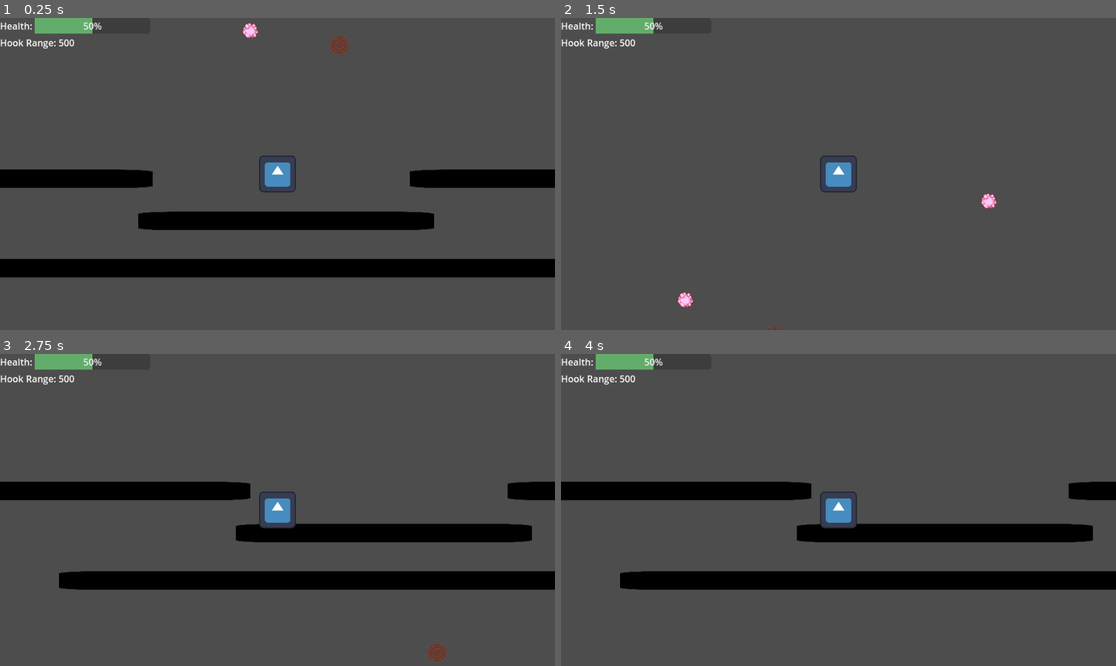
Above: before the commit, frames 1-4 (two rows, left to right).
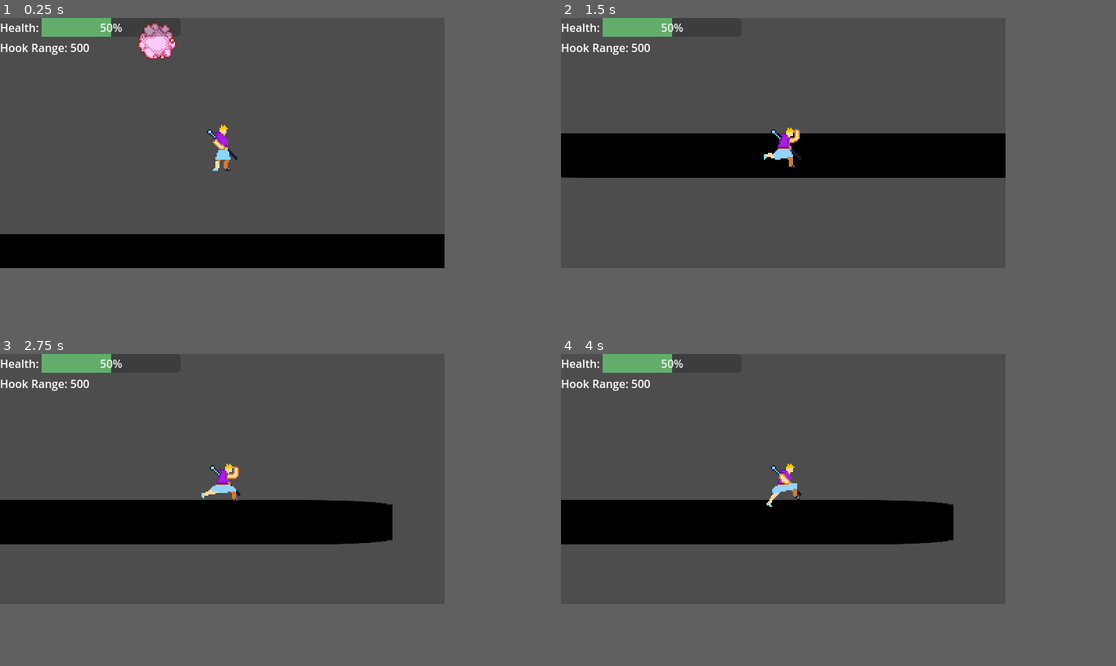
Above: after the commit, the same moments.

Repository: OrangeChair12/Hook-Demo
Game: Godot game, scene res://scenes/main.tscn
Two runs of this game, one before a commit and one after it. Both use one fixed random seed, a clock stepped at 60 frames per second and the inputs below. The engine's default icon, where the game draws it, is replaced by a stand-in: a white triangle on a blue panel in a dark square.
Inputs (mouse positions are in pixels of both pictures, inside the frame that each line leads up to):
- Up to frame 1 (0.25 s): no input
- Up to frame 2 (1.5 s): move the mouse to (960, 158) at 0.52 s; press the mouse at (960, 158) at 0.53 s; hold D (right) from 0.53 s (still down); tap Space (jump) at 0.77, 0.8, 1.07, 1.35 s; move the mouse to (727, 189) at 1.27 s; release the mouse at (727, 189) at 1.28 s
- Up to frame 3 (2.75 s): tap Space (jump) at 1.52, 1.82, 2.3 s; click (166, 525) at 1.55 s; move the mouse to (333, 441) at 2.02 s; release D (right) at 2.03 s; press the mouse at (333, 441) at 2.03 s; hold A (left) from 2.03 s (still down)
- Up to frame 4 (4 s): move the mouse to (810, 572) at 2.77 s; release A (left) at 2.78 s; release the mouse at (810, 572) at 2.78 s; hold D (right) from 2.78 s (still down); click (810, 572) at 2.85 s; tap Space (jump) at 3.02, 3.32, 3.6, 3.77 s; move the mouse to (1005, 556) at 3.52 s
In our replay, the window is 799x449 before the commit and 640x360 after it. These sizes can differ from the game's own. Grey fills any space a smaller window leaves; there, only what the larger window draws over its background counts as a difference.

The runs differ from the first frame. In frame 1, 19% of the frame differs, in the area x 0-100%, y 0-84%; in frame 2, 13%; in frame 3, 20%, in the area x 0-100%, y 0-99%; in frame 4, 19%.

Commit message:
Other Freelancer help

Diff:
--- /dev/null
+++ b/Components/Components/Hook/canvas_layer.gd
@@ -0,0 +1,11 @@
+extends CanvasLayer
+
+
+# Called when the node enters the scene tree for the first time.
+func _ready() -> void:
+	pass # Replace with function body.
+
+
+# Called every frame. 'delta' is the elapsed time since the previous frame.
+func _process(delta: float) -> void:
+	pass
--- a/Components/Components/Hook/hook.gd
+++ b/Components/Components/Hook/hook.gd
@@ -5,23 +5,38 @@
 const hook_speed := 2250
 
 @onready var hook_end: Marker2D = $HookEnd
+@onready var hook_area: Area2D = $Area2D  # Reference to the Area2D node
 var target: HookablePointBase = null
 var target_pos = Vector2.ZERO
 var reachable = true
 var reached_hook: bool = false
 var climb_ended: bool = false
 
-func shoot_towards(hookable: HookablePointBase, hook_range: float):
-	target = hookable  # Assign the hookable point
-	target_pos = hookable.global_position
+func _ready():
+	width = 3  # Set line width to 1 pixel
+	antialiased = false  # Disable anti-aliasing
+	hook_area.connect("area_entered", Callable(self, "_on_area_entered"))  # Connect Area2D signal
+
+func _on_area_entered(area: Area2D):
+	if area.get_parent() is HookablePointBase:  # Replace `HookablePoint` with your specific class
+		target = area.get_parent()
+		target_pos = target.global_position
+		reachable = true
+
+func shoot_towards(target_position: Vector2, hook_range: float):
+	target_pos = target_position  # Assign the hookable point
 	var tween: Tween = get_tree().create_tween()
 	var distance := global_position.distance_to(target_pos)
 	if distance > hook_range:
 		var diff_vector = target_pos - global_position
 		target_pos = global_position + diff_vector.limit_length(hook_range)
 		reachable = false
-	tween.tween_property(hook_end, 'global_position', target_pos, distance / hook_speed)
+	tween.tween_method(tweener_method, global_position, target_pos, .2)
 	tween.tween_callback(hook_callback)
+
+func tweener_method(pos: Vector2):
+	hook_end.global_position = pos
+	set_point_position(1, hook_end.position)
 
 func _process(_delta):
 	if target != null and is_instance_valid(target):
@@ -43,10 +58,13 @@
 	# Update the visual position of the hook
 	set_point_position(1, hook_end.position)
 
-
 func hook_callback():
 	reached_hook = true
 	var climbing = Input.is_action_pressed("hook")
 	var hook_dir = (get_point_position(1) - get_point_position(0)).normalized()
 	var hook_length = abs(get_point_position(0).distance_to(get_point_position(1)))
-	finished_hooking.emit(reachable, hook_dir, hook_length, climbing)
+
+	if target != null:  # Only pull the player if a valid hookable point is detected
+		finished_hooking.emit(true, hook_dir, hook_length, climbing)
+	else:
+		finished_hooking.emit(reachable, hook_dir, hook_length, climbing)
--- /dev/null
+++ b/Components/Components/Hook/hook.gdshader
@@ -0,0 +1,22 @@
+shader_type canvas_item;
+
+uniform vec4 line_color : source_color = vec4(1.0);
+uniform float line_thickness : hint_range(0, 1) = 1.0;
+
+const vec2 OFFSETS[8] = {
+	vec2(-1, -1), vec2(-1, 0), vec2(-1, 1), vec2(0, -1), vec2(0, 1),
+	vec2(1, -1), vec2(1, 0), vec2(1, 1)
+};
+
+void fragment() {
+	vec2 size = TEXTURE_PIXEL_SIZE * line_thickness;
+	float outline = 0.0;
+
+	for (int i = 0; i < OFFSETS.length(); i++) {
+		outline += texture(TEXTURE, UV + size * OFFSETS[i]).a;
+	}
+	outline = min(outline, 1.0);
+
+	vec4 color = texture(TEXTURE, UV);
+	COLOR = mix(color, line_color, outline - color.a);
+}
--- a/Components/Components/Hook/hook.tscn
+++ b/Components/Components/Hook/hook.tscn
@@ -1,14 +1,23 @@
-[gd_scene load_steps=2 format=3 uid="uid://n3d46i5ltcar"]
+[gd_scene load_steps=3 format=3 uid="uid://n3d46i5ltcar"]
 
 [ext_resource type="Script" path="res://Components/Components/Hook/hook.gd" id="1_c8wva"]
+
+[sub_resource type="CircleShape2D" id="CircleShape2D_15kvf"]
+radius = 1.0
 
 [node name="Hook" type="Line2D"]
 z_index = 11
 z_as_relative = false
 points = PackedVector2Array(0, 0, 0, 0)
-width = 5.0
 default_color = Color(0.53, 0.843333, 1, 1)
+sharp_limit = 0.0
+round_precision = 1
 antialiased = true
 script = ExtResource("1_c8wva")
 
 [node name="HookEnd" type="Marker2D" parent="."]
+
+[node name="Area2D" type="Area2D" parent="."]
+
+[node name="CollisionShape2D" type="CollisionShape2D" parent="Area2D"]
+shape = SubResource("CircleShape2D_15kvf")
--- a/Components/Components/HookablePoint/fall_hookable_point.gd
+++ b/Components/Components/HookablePoint/fall_hookable_point.gd
@@ -1,8 +1,10 @@
 extends HookablePointBase
 class_name FallHookablePoint
 
-@export var fall_speed: float = 350.0
+@export var fall_speed: float = 975.0
 @export var fall_delay: float = 0.35  # Delay before the fall starts
+@export var fall_acceleration: float = 50  # Rate of acceleration
+
 var is_falling: bool = false
 var velocity: Vector2 = Vector2.ZERO
 var attached_player: Player = null
@@ -13,6 +15,9 @@
 var climb_ended: bool = false
 var reached_hook: bool = false
 var has_fallen: bool = false  # Track if the fall has occurred
+var gravity = ProjectSettings.get_setting("physics/2d/default_gravity")
+
+
 
 signal hooked
 signal detached
@@ -26,14 +31,19 @@
 	timer.connect("timeout", Callable(self, "_on_timer_timeout"))
 	add_to_group("hookable")
 
+
+
 func get_distance():
 	return get_global_mouse_position().distance_to(global_position)
 
-func _physics_process(delta):
+func _physics_process(_delta):
 	if is_falling:
 		# Handle the falling logic
-		velocity.y += fall_speed * delta  # Apply gravity-like behavior
-		position += velocity * delta  # Update position
+		velocity.y = velocity.y * 1.038 + fall_acceleration * _delta
+		velocity.y = min(velocity.y, fall_speed)
+		position += velocity * _delta  # Update position
+		var tween = create_tween()
+		tween.tween_property($Rock, "rotation", deg_to_rad(360), 30)
 		# Example: Stop falling after reaching the ground or boundaries
 		if attached_hook != null and is_instance_valid(attached_hook):
 			attached_hook.hook_end.global_position = global_position
--- a/Components/Components/HookablePoint/fall_hookable_point.tscn
+++ b/Components/Components/HookablePoint/fall_hookable_point.tscn
@@ -1,10 +1,18 @@
-[gd_scene load_steps=3 format=3 uid="uid://bpng2cnmh3626"]
+[gd_scene load_steps=4 format=3 uid="uid://bpng2cnmh3626"]
 
 [ext_resource type="Script" path="res://Components/Components/HookablePoint/fall_hookable_point.gd" id="1_06rqt"]
 [ext_resource type="Texture2D" uid="uid://d35aem7dwan18" path="res://scenes/rock.png" id="2_rxd7y"]
+
+[sub_resource type="CircleShape2D" id="CircleShape2D_764h4"]
+radius = 16.0312
 
 [node name="fall_hookable_point" type="Marker2D"]
 script = ExtResource("1_06rqt")
 
 [node name="Rock" type="Sprite2D" parent="."]
 texture = ExtResource("2_rxd7y")
+
+[node name="Area2D" type="Area2D" parent="."]
+
+[node name="CollisionShape2D" type="CollisionShape2D" parent="Area2D"]
+shape = SubResource("CircleShape2D_764h4")
--- a/Components/Entities/Player/player.gd
+++ b/Components/Entities/Player/player.gd
@@ -1,27 +1,27 @@
 class_name Player
 extends CharacterBody2D
 
-var hook_scene = preload("res://Components/Components/Hook/hook.tscn")
-
-var health: int = 50
 @export var health_gained_per_heal: int = 5
 @export var range_lost_per_heal: int = 20
-
 const SPEED = 300.0
 const JUMP_VELOCITY = -400.0
-
-# Get the gravity from the project settings to be synced with RigidBody nodes.
-var gravity = ProjectSettings.get_setting("physics/2d/default_gravity")
-
 enum STATES {NORMAL, HOOK, CLIMBING}
 var current_state: STATES = STATES.NORMAL
+var hook: Hook = null
+var hook_range = 500
+var hook_scene = preload("res://Components/Components/Hook/hook.tscn")
+var health: int = 50
+var gravity = ProjectSettings.get_setting("physics/2d/default_gravity")
+var can_move = false
 
-var hook: Hook = null
-
-var hook_range = 500
+@onready var anim = get_node("AnimationPlayer")
+@onready var ready_timer = $ReadyTimer
 
 func _ready():
 	Global.player = self
+	if ready_timer == null:  # Ensures the timer is initialized
+		ready_timer = $ReadyTimer
+	ready_timer.connect("timeout", Callable(self, "_on_ready_timer_timeout"))
 
 func _physics_process(delta):
 	match current_state:
@@ -32,61 +32,70 @@
 		STATES.CLIMBING:
 			climbing_state(delta)
 
-func normal_state(delta):
+func normal_state(_delta):
 	if not is_on_floor():
-		velocity.y += gravity * delta
-
+		velocity.y += gravity * _delta
 	# Handle jump.
 	if Input.is_action_just_pressed("healup"):
 		health += health_gained_per_heal
 		hook_range -= range_lost_per_heal
 		Global.health_updated.emit(health)
 		Global.hook_range_updated.emit(hook_range)
-
 	if Input.is_action_just_pressed("jump") and is_on_floor():
 		velocity.y = JUMP_VELOCITY
-
+		anim.play("Jump_R")
 	# Get the input direction and handle the movement/deceleration.
 	# As good practice, you should replace UI actions with custom gameplay actions.
 	var direction = Input.get_axis("left", "right")
-	if direction:
+	if direction == -1:
+		get_node("AnimatedSprite2D").flip_h = true
+	elif direction == 1:
+		get_node("AnimatedSprite2D").flip_h = false
+	if direction != 0:
 		velocity.x = direction * SPEED
+		if velocity.y == 0 and anim.current_animation not in ["Running_R", "Ready_R"]:
+			if ready_timer.is_stopped():
+				if velocity.y == 0:
+					anim.play("Ready_R")
+					ready_timer.start(0.18)
 	else:
 		if is_on_floor():
 			velocity.x = move_toward(velocity.x, 0, SPEED)
-
+			if anim.current_animation != "Idle_R" and ready_timer.is_stopped():
+				if velocity.y == 0:
+					anim.play("Idle_R")
 	move_and_slide()
-
 	if Input.is_action_just_pressed("hook"):
 		launch_hook()
+
+func _on_ready_timer_timeout():
+	if velocity.x != 0:
+		anim.play("Running_R")
+		ready_timer.stop()
 
 func hooking_state(delta):
 	if not is_on_floor():
 		velocity.y += gravity * delta
 	else:
 		velocity.x = 0
-
 	move_and_slide()
 
 func climbing_state(_delta):
 	if hook.climb_ended:
 		velocity = Vector2.ZERO
-
 	#While holding move towards goal if reached stopped, if released go to normal state
 	if Input.is_action_just_released("hook"):
 		current_state = STATES.NORMAL
 		hook.queue_free()
 	move_and_slide()
 
+
 func launch_hook():
 	if !Global.selected_hook: return
-
 	hook = hook_scene.instantiate()
 	add_child(hook)
-
-	hook.shoot_towards(Global.selected_hook, hook_range)
+	hook.shoot_towards(get_global_mouse_position(), hook_range)
 	hook.finished_hooking.connect(_on_hooking_finished)
-
 	current_state = STATES.HOOK
 
 func _on_hooking_finished(reached: bool, direction: Vector2, length: float, is_climbing: bool):
@@ -94,7 +103,6 @@
 		hook.queue_free()
 		current_state = STATES.NORMAL
 		return
-
 	# Handle FallHookablePoint special case
 	if reached and Global.selected_hook is FallHookablePoint:
 		# Only start the fall if it hasn't started yet
@@ -102,7 +110,6 @@
 			Global.selected_hook.on_hooked()  # Signal the point to start falling
 			Global.selected_hook.attached_hook = hook
 			Global.selected_hook.attached_player = self  # Attach the player to the falling point
-
 	# Handle climbing state (if applicable)
 	if is_climbing:
 		current_state = STATES.CLIMBING
@@ -110,5 +117,5 @@
 	else:
 		# For non-climbing, launch player towards hook's direction
 		hook.queue_free()
-		var launch_power = min(SPEED * (length / 100), 1000)
+		var launch_power = min(SPEED * (length / 10), 100)
 		velocity = direction * launch_power
--- a/Components/Entities/Player/player.tscn
+++ b/Components/Entities/Player/player.tscn
@@ -1,20 +1,256 @@
-[gd_scene load_steps=4 format=3 uid="uid://cqc73qngd3o7e"]
-
-[ext_resource type="Texture2D" uid="uid://5xqrxi14rjnh" path="res://icon.svg" id="1_gc1l4"]
+[gd_scene load_steps=26 format=3 uid="uid://cqc73qngd3o7e"]
+
 [ext_resource type="Script" path="res://Components/Entities/Player/player.gd" id="1_w2thd"]
-
-[sub_resource type="RectangleShape2D" id="RectangleShape2D_l0i73"]
-size = Vector2(60, 60)
+[ext_resource type="Texture2D" uid="uid://sq0c131e4tqq" path="res://Marto/Marto Idle to ready1.png" id="2_07004"]
+[ext_resource type="Texture2D" uid="uid://in76omyfv6it" path="res://Marto/Marto Ready R/Marto Idle to ready2.png" id="3_eq0vq"]
+[ext_resource type="Texture2D" uid="uid://dbn6yprrt848j" path="res://Marto/Marto Jump R/2024-12-16.png" id="3_kca0p"]
+[ext_resource type="Texture2D" uid="uid://dqrqpvyx6lqin" path="res://Marto/Marto Jump R/2024-12-17.png" id="4_fittu"]
+[ext_resource type="Texture2D" uid="uid://dvxtb25y4dtsc" path="res://Marto/Marto Ready R/Marto Idle to ready3.png" id="4_m30rt"]
+[ext_resource type="Texture2D" uid="uid://bftkynuakyeci" path="res://Marto/Marto Ready R/Marto Idle to ready4.png" id="5_vu35o"]
+[ext_resource type="Texture2D" uid="uid://b5ucnawrgab44" path="res://Marto/Marto Running R/Marto Running1.png" id="6_6cjbu"]
+[ext_resource type="Texture2D" uid="uid://bt7m3cfmtjhfh" path="res://Marto/Marto Running R/Marto Running2.png" id="7_vt5rg"]
+[ext_resource type="Texture2D" uid="uid://cbl7wj5gffhqc" path="res://Marto/Marto Running R/Marto Running3.png" id="8_n3h6r"]
+[ext_resource type="Texture2D" uid="uid://4klptrfxetq4" path="res://Marto/Marto Running R/Marto Running4.png" id="9_s717u"]
+[ext_resource type="Texture2D" uid="uid://ccnf1empvqs1s" path="res://Marto/Marto Running R/Marto Running5.png" id="10_q70oy"]
+[ext_resource type="Texture2D" uid="uid://38kt38adsa6m" path="res://Marto/Marto Running R/Marto Running6.png" id="11_8h2em"]
+[ext_resource type="Texture2D" uid="uid://bs8i4othr8oeq" path="res://Marto/Marto Running R/Marto Running7.png" id="12_buxy7"]
+[ext_resource type="Texture2D" uid="uid://d1c1h6et4qbpa" path="res://Marto/Marto Running R/Marto Running8.png" id="13_03glk"]
+[ext_resource type="Texture2D" uid="uid://clu57i3j8jk40" path="res://Marto/Marto Running R/Marto Running9.png" id="14_xwjv4"]
+[ext_resource type="Texture2D" uid="uid://c6yjrktewt7g8" path="res://Marto/Marto Running R/Marto Running10.png" id="15_w2cvp"]
+
+[sub_resource type="CapsuleShape2D" id="CapsuleShape2D_v1084"]
+radius = 6.0
+height = 34.0
+
+[sub_resource type="SpriteFrames" id="SpriteFrames_3fmhm"]
+animations = [{
+"frames": [{
+"duration": 1.0,
+"texture": ExtResource("2_07004")
+}],
+"loop": true,
+"name": &"Idle_R",
+"speed": 5.0
+}, {
+"frames": [{
+"duration": 1.0,
+"texture": ExtResource("3_kca0p")
+}, {
+"duration": 1e+06,
+"texture": ExtResource("4_fittu")
+}],
+"loop": true,
+"name": &"Jump_R",
+"speed": 5.0
+}, {
+"frames": [{
+"duration": 1.0,
+"texture": ExtResource("3_eq0vq")
+}, {
+"duration": 1.0,
+"texture": ExtResource("4_m30rt")
+}, {
+"duration": 1.0,
+"texture": ExtResource("5_vu35o")
+}],
+"loop": true,
+"name": &"Ready_R",
+"speed": 8.0
+}, {
+"frames": [{
+"duration": 1.0,
+"texture": ExtResource("6_6cjbu")
+}, {
+"duration": 1.0,
+"texture": ExtResource("7_vt5rg")
+}, {
+"duration": 1.0,
+"texture": ExtResource("8_n3h6r")
+}, {
+"duration": 1.0,
+"texture": ExtResource("9_s717u")
+}, {
+"duration": 1.0,
+"texture": ExtResource("10_q70oy")
+}, {
+"duration": 1.0,
+"texture": ExtResource("11_8h2em")
+}, {
+"duration": 1.0,
+"texture": ExtResource("12_buxy7")
+}, {
+"duration": 1.0,
+"texture": ExtResource("13_03glk")
+}, {
+"duration": 1.0,
+"texture": ExtResource("14_xwjv4")
+}, {
+"duration": 1.0,
+"texture": ExtResource("15_w2cvp")
+}],
+"loop": true,
+"name": &"Running_R",
+"speed": 15.0
+}]
+
+[sub_resource type="Animation" id="Animation_ari7d"]
+resource_name = "Idle_R"
+tracks/0/type = "value"
+tracks/0/imported = false
+tracks/0/enabled = true
+tracks/0/path = NodePath("AnimatedSprite2D:animation")
+tracks/0/interp = 1
+tracks/0/loop_wrap = true
+tracks/0/keys = {
+"times": PackedFloat32Array(0),
+"transitions": PackedFloat32Array(1),
+"update": 1,
+"values": [&"Idle_R"]
+}
+tracks/1/type = "value"
+tracks/1/imported = false
+tracks/1/enabled = true
+tracks/1/path = NodePath("AnimatedSprite2D:frame")
+tracks/1/interp = 1
+tracks/1/loop_wrap = true
+tracks/1/keys = {
+"times": PackedFloat32Array(0),
+"transitions": PackedFloat32Array(1),
+"update": 1,
+"values": [0]
+}
+
+[sub_resource type="Animation" id="Animation_ml0iq"]
+resource_name = "Jump_R"
+length = 0.03
+tracks/0/type = "value"
+tracks/0/imported = false
+tracks/0/enabled = true
+tracks/0/path = NodePath("AnimatedSprite2D:animation")
+tracks/0/interp = 1
+tracks/0/loop_wrap = true
+tracks/0/keys = {
+"times": PackedFloat32Array(0),
+"transitions": PackedFloat32Array(1),
+"update": 1,
+"values": [&"Jump_R"]
+}
+tracks/1/type = "value"
+tracks/1/imported = false
+tracks/1/enabled = true
+tracks/1/path = NodePath("AnimatedSprite2D:frame")
+tracks/1/interp = 1
+tracks/1/loop_wrap = true
+tracks/1/keys = {
+"times": PackedFloat32Array(0, 0.015),
+"transitions": PackedFloat32Array(1, 1),
+"update": 1,
+"values": [0, 1]
+}
+
+[sub_resource type="Animation" id="Animation_r4h3b"]
+length = 0.001
+tracks/0/type = "value"
+tracks/0/imported = false
+tracks/0/enabled = true
+tracks/0/path = NodePath("AnimatedSprite2D:frame")
+tracks/0/interp = 1
+tracks/0/loop_wrap = true
+tracks/0/keys = {
+"times": PackedFloat32Array(0),
+"transitions": PackedFloat32Array(1),
+"update": 1,
+"values": [1]
+}
+
+[sub_resource type="Animation" id="Animation_jvicg"]
+resource_name = "Ready_R"
+length = 0.18
+loop_mode = 2
+tracks/0/type = "value"
+tracks/0/imported = false
+tracks/0/enabled = true
+tracks/0/path = NodePath("AnimatedSprite2D:animation")
+tracks/0/interp = 1
+tracks/0/loop_wrap = true
+tracks/0/keys = {
+"times": PackedFloat32Array(0),
+"transitions": PackedFloat32Array(1),
+"update": 1,
+"values": [&"Ready_R"]
+}
+tracks/1/type = "value"
+tracks/1/imported = false
+tracks/1/enabled = true
+tracks/1/path = NodePath("AnimatedSprite2D:frame")
+tracks/1/interp = 1
+tracks/1/loop_wrap = true
+tracks/1/keys = {
+"times": PackedFloat32Array(0, 0.06, 0.12),
+"transitions": PackedFloat32Array(1, 1, 1),
+"update": 1,
+"values": [0, 1, 2]
+}
+
+[sub_resource type="Animation" id="Animation_j5lvt"]
+resource_name = "Running_R"
+length = 0.66
+loop_mode = 1
+tracks/0/type = "value"
+tracks/0/imported = false
+tracks/0/enabled = true
+tracks/0/path = NodePath("AnimatedSprite2D:animation")
+tracks/0/interp = 1
+tracks/0/loop_wrap = true
+tracks/0/keys = {
+"times": PackedFloat32Array(0),
+"transitions": PackedFloat32Array(1),
+"update": 1,
+"values": [&"Running_R"]
+}
+tracks/1/type = "value"
+tracks/1/imported = false
+tracks/1/enabled = true
+tracks/1/path = NodePath("AnimatedSprite2D:frame")
+tracks/1/interp = 1
+tracks/1/loop_wrap = true
+tracks/1/keys = {
+"times": PackedFloat32Array(0, 0.0666667, 0.133333, 0.2, 0.266667, 0.333333, 0.4, 0.466667, 0.533333, 0.6),
+"transitions": PackedFloat32Array(1, 1, 1, 1, 1, 1, 1, 1, 1, 1),
+"update": 1,
+"values": [0, 1, 2, 3, 4, 5, 6, 7, 8, 9]
+}
+
+[sub_resource type="AnimationLibrary" id="AnimationLibrary_ph6ta"]
+_data = {
+"Idle_R": SubResource("Animation_ari7d"),
+"Jump_R": SubResource("Animation_ml0iq"),
+"RESET": SubResource("Animation_r4h3b"),
+"Ready_R": SubResource("Animation_jvicg"),
+"Running_R": SubResource("Animation_j5lvt")
+}
 
 [node name="Player" type="CharacterBody2D"]
 z_index = 12
 script = ExtResource("1_w2thd")
 
-[node name="Sprite2D" type="Sprite2D" parent="."]
-scale = Vector2(0.5, 0.5)
-texture = ExtResource("1_gc1l4")
-
 [node name="CollisionShape2D" type="CollisionShape2D" parent="."]
-shape = SubResource("RectangleShape2D_l0i73")
+position = Vector2(0, 4)
+shape = SubResource("CapsuleShape2D_v1084")
 
 [node name="Camera2D" type="Camera2D" parent="."]
+zoom = Vector2(2, 2)
+
+[node name="AnimatedSprite2D" type="AnimatedSprite2D" parent="."]
+sprite_frames = SubResource("SpriteFrames_3fmhm")
+animation = &"Idle_R"
+autoplay = "Idle_R"
+
+[node name="AnimationPlayer" type="AnimationPlayer" parent="."]
+libraries = {
+"": SubResource("AnimationLibrary_ph6ta")
+}
+autoplay = "Idle_R"
+
+[node name="ReadyTimer" type="Timer" parent="."]
+wait_time = 0.18
--- a/project.godot
+++ b/project.godot
@@ -21,8 +21,9 @@
 
 [display]
 
-window/size/viewport_width=960
-window/size/viewport_height=540
+window/size/viewport_width=640
+window/size/viewport_height=360
+window/size/mode=3
 
 [input]
 
--- a/scenes/main.tscn
+++ b/scenes/main.tscn
@@ -97,16 +97,16 @@
 one_way_collision = true
 
 [node name="HookablePoint" parent="." instance=ExtResource("2_mwwma")]
-position = Vector2(501, 227)
+position = Vector2(501, 402)
 
 [node name="HookablePoint2" parent="." instance=ExtResource("2_mwwma")]
-position = Vector2(1026, 56)
+position = Vector2(575, 258)
 
 [node name="HookablePoint3" parent="." instance=ExtResource("2_mwwma")]
-position = Vector2(148, 207)
+position = Vector2(148, 382)
 
 [node name="fall_hookable_point" parent="." groups=["Hookable"] instance=ExtResource("5_n6xtb")]
-position = Vector2(655, 253)
+position = Vector2(646, 105)
 
 [node name="CanvasLayer" type="CanvasLayer" parent="."]
 
Binary file added: Marto/Marto Idle to ready1.png
Not shown, added: Marto/Marto Idle to ready1.png.import
Binary file added: Marto/Marto Jump R/2024-12-16.png
Not shown, added: Marto/Marto Jump R/2024-12-16.png.import
Binary file added: Marto/Marto Jump R/2024-12-17.png
Not shown, added: Marto/Marto Jump R/2024-12-17.png.import
Binary file added: Marto/Marto Ready R/Marto Idle to ready2.png
Not shown, added: Marto/Marto Ready R/Marto Idle to ready2.png.import
Binary file added: Marto/Marto Ready R/Marto Idle to ready3.png
Not shown, added: Marto/Marto Ready R/Marto Idle to ready3.png.import
Binary file added: Marto/Marto Ready R/Marto Idle to ready4.png
Not shown, added: Marto/Marto Ready R/Marto Idle to ready4.png.import
(and 20 more such lines)
